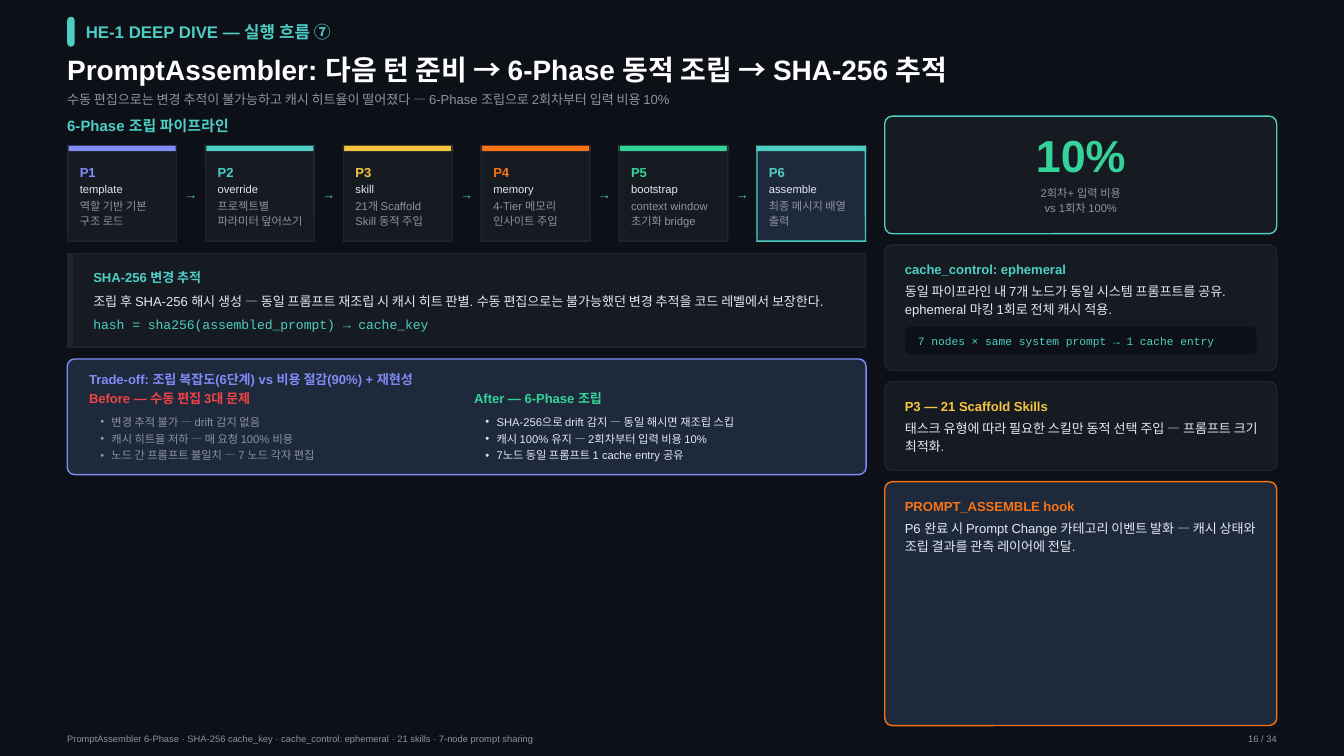
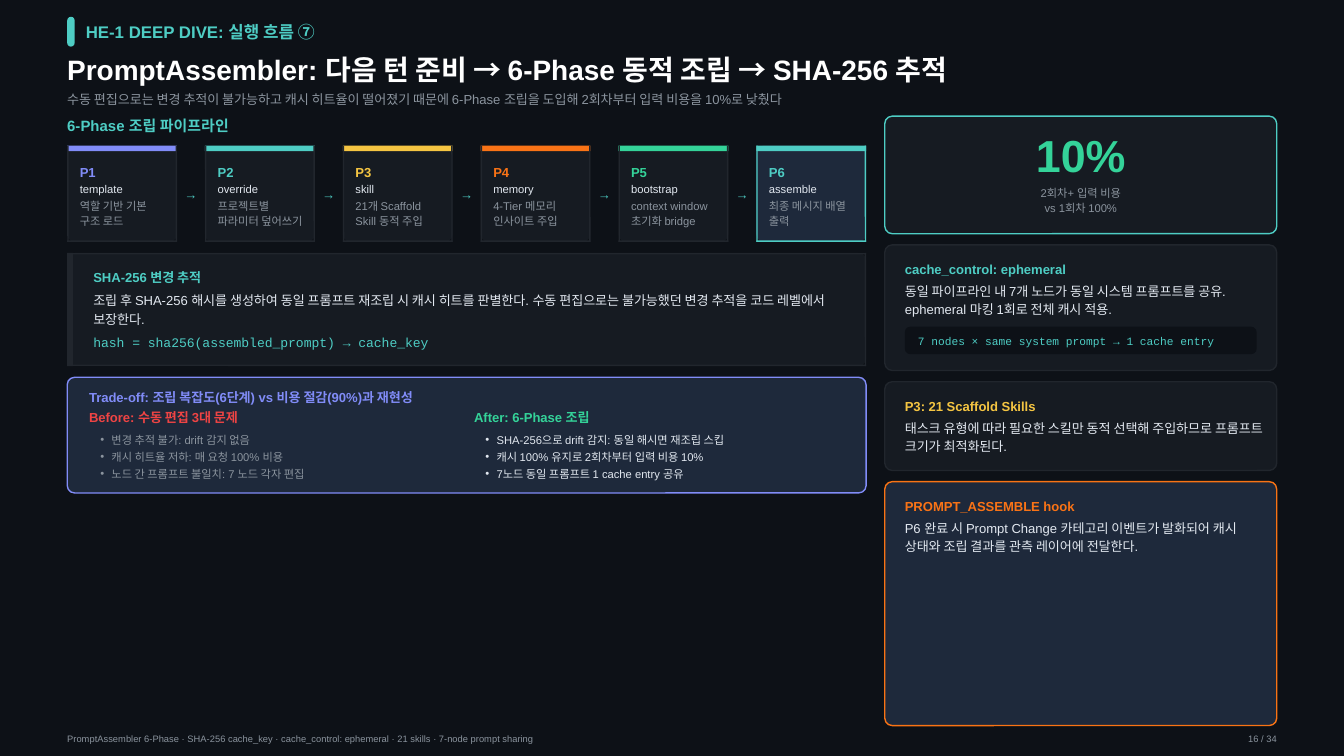
Before and after one commit to mangowhoiscloud/portfolio, a slide deck: slide 16 of geode/versions/v6/GEODE-Portfolio-v030.pptx. Drawn at 1344x756 pixels with LibreOffice and Linux fonts; fonts in the diff are those of the drawing. Boxes give left, top, right and bottom in pixels: in the first picture for what was removed or moved away, otherwise in the second. Text is boxed around its words. In the diff, an @@ line names an element or a change of style, - is before the commit and + after.

```diff
--- a/geode/versions/v6/GEODE-Portfolio-v030.pptx
+++ b/geode/versions/v6/GEODE-Portfolio-v030.pptx
@@ text at (86,23,315,40): text changed @@
-HE-1 DEEP DIVE — 실행 흐름 ⑦
+HE-1 DEEP DIVE: 실행 흐름 ⑦
@@ text at (67,93,782,105): text changed @@
-수동 편집으로는 변경 추적이 불가능하고 캐시 히트율이 떨어졌다 — 6-Phase 조립으로 2회차부터 입력 비용 10%
+수동 편집으로는 변경 추적이 불가능하고 캐시 히트율이 떨어졌기 때문에 6-Phase 조립을 도입해 2회차부터 입력 비용을 10%로 낮췄다
@@ rounded rectangle: place and size @@
-rounded rectangle at (67,253,866,348)
+rounded rectangle at (67,253,866,366)
@@ rounded rectangle at (67,253,866,366): proportions changed @@
@@ line moved from (70, 253) - (70, 348) to (70, 253) - (70, 366) @@
@@ line moved from (866, 253) - (866, 348) to (866, 253) - (866, 366) @@
@@ text at (93,294,825,325): text changed @@
-조립 후 SHA-256 해시 생성 — 동일 프롬프트 재조립 시 캐시 히트 판별. 수동 편집으로는 불가능했던 변경 추적을 코드 레벨에서 보장한다.
+조립 후 SHA-256 해시를 생성하여 동일 프롬프트 재조립 시 캐시 히트를 판별한다. 수동 편집으로는 불가능했던 변경 추적을 코드 레벨에서 보장한다.
@@ 2 texts, 1 line, 1 rounded rectangle: place and size @@
-2 texts, 1 line, 1 rounded rectangle at (67,319,866,474)
+2 texts, 1 line, 1 rounded rectangle at (67,338,866,493)
@@ text at (89,411,238,423): text changed @@
-Before — 수동 편집 3대 문제
+Before: 수동 편집 3대 문제
@@ text at (89,391,413,405): text changed @@
-Trade-off: 조립 복잡도(6단계) vs 비용 절감(90%) + 재현성
+Trade-off: 조립 복잡도(6단계) vs 비용 절감(90%)과 재현성
@@ text at (474,411,590,423): text changed @@
-After — 6-Phase 조립
+After: 6-Phase 조립
@@ text at (905,401,1036,411): text changed @@
-P3 — 21 Scaffold Skills
+P3: 21 Scaffold Skills
@@ text at (111,435,305,479): text changed @@
-• 변경 추적 불가 — drift 감지 없음
-• 캐시 히트율 저하 — 매 요청 100% 비용
-• 노드 간 프롬프트 불일치 — 7 노드 각자 편집
+• 변경 추적 불가: drift 감지 없음
+• 캐시 히트율 저하: 매 요청 100% 비용
+• 노드 간 프롬프트 불일치: 7 노드 각자 편집
@@ text at (497,434,725,462): text changed @@
-• SHA-256으로 drift 감지 — 동일 해시면 재조립 스킵
-• 캐시 100% 유지 — 2회차부터 입력 비용 10%
+• SHA-256으로 drift 감지: 동일 해시면 재조립 스킵
+• 캐시 100% 유지로 2회차부터 입력 비용 10%
@@ text at (905,422,1263,452): text changed @@
-태스크 유형에 따라 필요한 스킬만 동적 선택 주입 — 프롬프트 크기 최적화.
+태스크 유형에 따라 필요한 스킬만 동적 선택해 주입하므로 프롬프트 크기가 최적화된다.
@@ text at (905,522,1237,552): text changed @@
-P6 완료 시 Prompt Change 카테고리 이벤트 발화 — 캐시 상태와 조립 결과를 관측 레이어에 전달.
+P6 완료 시 Prompt Change 카테고리 이벤트가 발화되어 캐시 상태와 조립 결과를 관측 레이어에 전달한다.
```
Also in this commit, not shown: 33 other slides changed, 35 other files.
